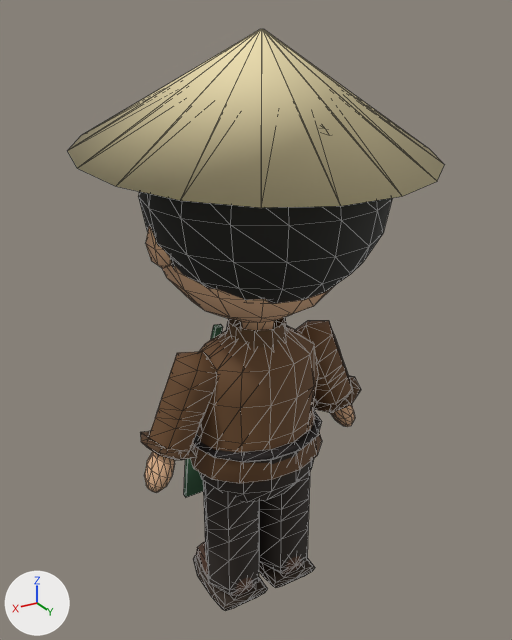
Two versions of the glTF model assets/npc-moi/npc-vendor-nau-dep.glb, one commit apart.
One viewpoint serves both versions: a camera (50 mm lens) standing at (0.754, 1.253, 1.36) and looking at (-0.01, -0.02, 0.723). Arrows for +X, +Y and +Z are at lower left; the lights stay in place. The older version comes first. Mesh edges are drawn as thin lines.

Objects in the first picture: 'npc_body'.
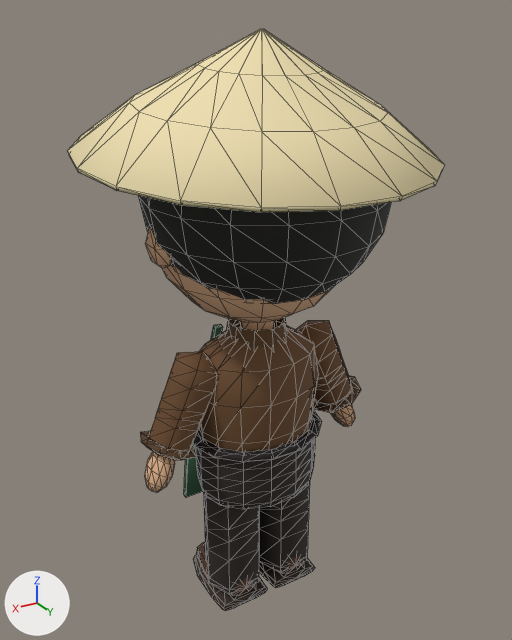
Pixel boxes [x1, y1, x2, y2] of what changed, in the pictures (512 x 640 px):
part 1 of me_npc_body, built on (beige)
    after: [68, 29, 444, 212]
part 2 of me_npc_body, reshaped
    before: [190, 411, 322, 483]
    after: [196, 411, 315, 509]

Edits to the bpy script that builds the scene:
```text
Change me_npc_body:
    used by ob_npc_body; location = (0.0, 0.0, 0.0)
    remove me_npc_body.from_pydata(...)  # 1471 vertices, 2686 faces; spans x -0.373..0.373, y -0.365..0.367, z 0.0..1.336
    add me_npc_body.from_pydata(...)  # 1613 vertices, 2970 faces; spans x -0.373..0.373, y -0.365..0.367, z 0.0..1.336
    me_npc_body part 1: 38 vertices moved from x -0.139..0.139, y 0.09..0.242, z 1.164..1.247 to x -0.139..0.139, y 0.09..0.242, z 1.157..1.244; 72 vertices added at x -0.371..0.371, y -0.364..0.365, z 1.072..1.28
    me_npc_body part 2: 28 vertices moved from x -0.17..0.17, y -0.13..0.13, z 0.35..0.397 to x -0.137..0.137, y -0.105..0.105, z 0.35..0.397; 70 vertices added at x -0.15..0.15, y -0.123..0.123, z 0.312..0.461
```
